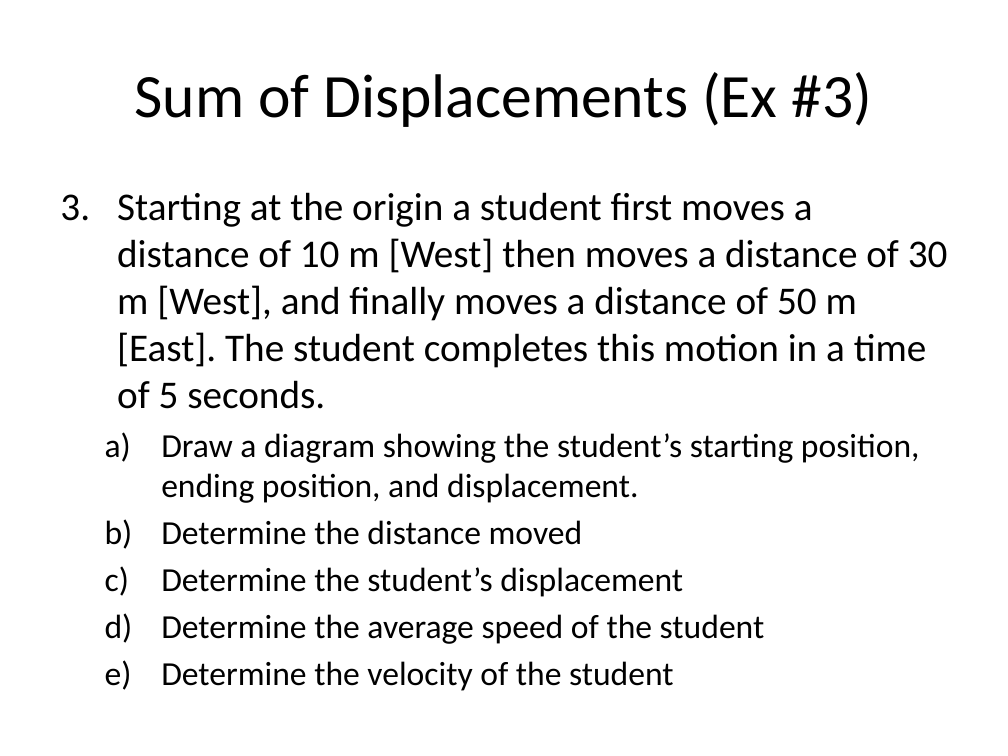
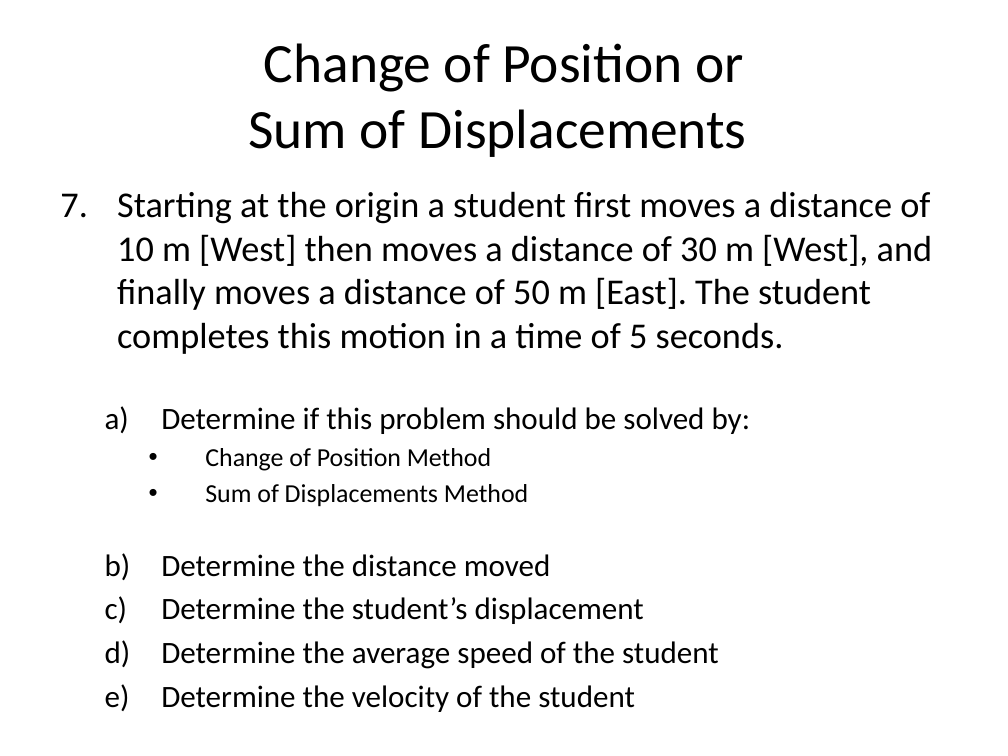
Before and after one commit to Greg5519/SPH3U0, a slide deck: slide 12 of Unit 3 Kinematics/Day03 Motion 1D/1D Motion Problems.pptx (slide 11 before the commit). Drawn at 1008x756 pixels with LibreOffice and Linux fonts; fonts in the diff are those of the drawing. Boxes give left, top, right and bottom in pixels: in the first picture for what was removed or moved away, otherwise in the second. Text is boxed around its words. In the diff, an @@ line names an element or a change of style, - is before the commit and + after.

```diff
--- a/Unit 3 Kinematics/Day03 Motion 1D/1D Motion Problems.pptx
+++ b/Unit 3 Kinematics/Day03 Motion 1D/1D Motion Problems.pptx
@@ title at [248, 43, 746, 157]: text changed; size 44 to 39.6 pt @@
-Sum of Displacements (Ex #3)
+Change of Position or
+Sum of Displacements
@@ text at [117, 191, 932, 669]: size 28 to 25.9 pt in "Starting at the origin a student first ..."; size 24 to 22.2 pt in "Determine the distance moved", "Determine the student’s displacement", "Determine the average speed of the student", "Determine the velocity of the student" @@
@@ text at [161, 407, 751, 507]: text changed; size 24 to 18.5 pt @@
-  a) Draw a diagram showing the student’s starting position, ending position, and displacement.
+  a) Determine if this problem should be solved by:
+    • Change of Position Method
+    • Sum of Displacements Method
```
Also in this commit, not shown: 9 other slides changed, 1 slide added, 1 other file.
